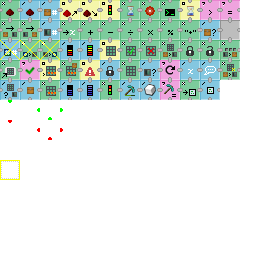
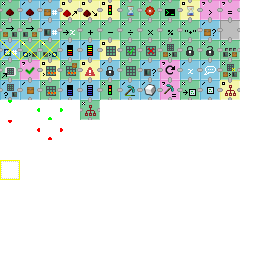
Two versions of the same layered image (w=256, h=256). Layer-by-layer changes:
painted on "icons.png" over (80, 80, 240, 120)
